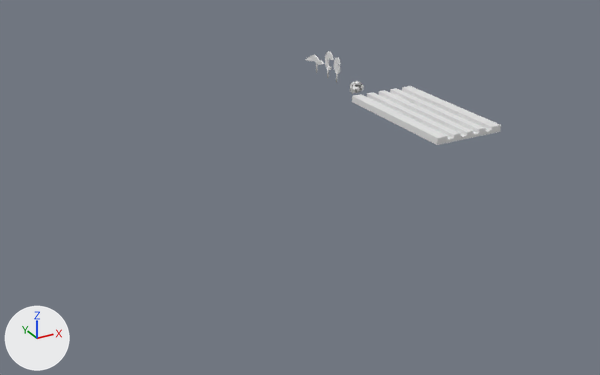
The FBX model Assets/Escenarios/4.fbx, before and after one commit.
Camera for both pictures: a camera (50 mm lens) standing at (-34.0, -43.5, 18.2) and looking at (-10.9, -1.5, -2.8). Every picture has the same lights, and +X, +Y and +Z are marked at lower left. Materials are left out; every surface is plain grey.
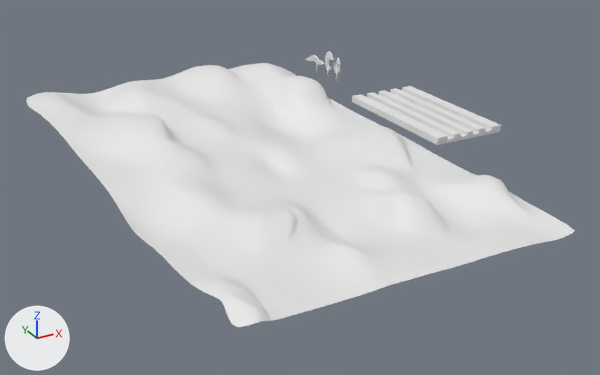
Pixel boxes (x1, y1, x2, y2) of what changed, in the pictures (600 x 375 px):
'Cube.001', added: after (26, 63, 575, 327)

The change, as a list of edits to the scene's bpy script:
```text
Add me_cube_002:
    me_cube_002.from_pydata(...)  # 2923 vertices, 2846 faces; spans x -23.8..-3.8, y -17.9..17.9, z -1.3..1.2
Add ob_cube_001:
    ob_cube_001 = bpy.data.objects.new('Cube.001', me_cube_002)
    ob_cube_001.location = (0.0, 0.0, 0.0)
```
